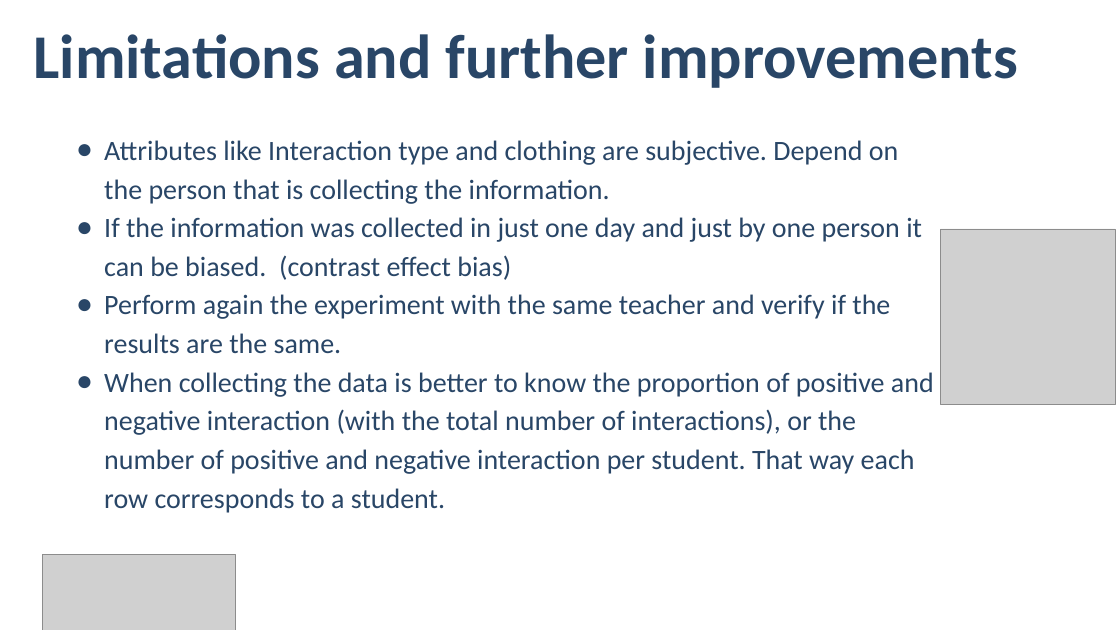
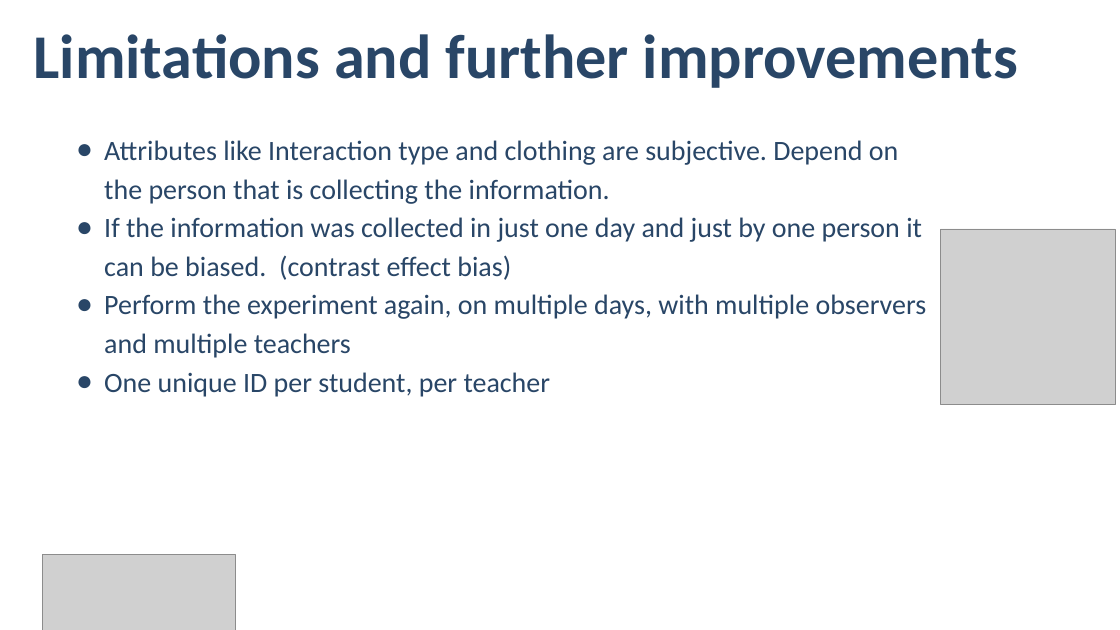
Before and after one commit to ogrnz/analytics-consulting, a slide deck: slide 30 of A/Presentation Case A.pptx (slide 27 before the commit). Drawn at 1120x630 pixels with LibreOffice and Linux fonts; fonts in the diff are those of the drawing; grey boxes stand for pictures; background and template pictures are left out. Boxes give left, top, right and bottom in pixels: in the first picture for what was removed or moved away, otherwise in the second. Text is boxed around its words. In the diff, an @@ line names an element or a change of style, - is before the commit and + after.

```diff
--- a/A/Presentation Case A.pptx
+++ b/A/Presentation Case A.pptx
@@ text at (104, 294, 927, 397): text changed @@
-● Perform again the experiment with the same teacher and verify if the results are the same.
-● When collecting the data is better to know the proportion of positive and negative interaction (with the total number of interactions), or the number of positive and negative interaction per student. That way each row corresponds to a student.
+● Perform the experiment again, on multiple days, with multiple observers and multiple teachers
+● One unique ID per student, per teacher
```
Also in this commit, not shown: 10 other slides changed, 4 slides added, 2 slides removed.
